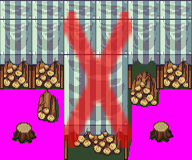
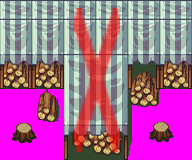
Revision of a layered 192x160 image; what changed, layer by layer:
painted on "Layer 2" over (x1=64, y1=8, x2=132, y2=152)
painted on "Layer 1" over (x1=0, y1=89, x2=192, y2=157)
